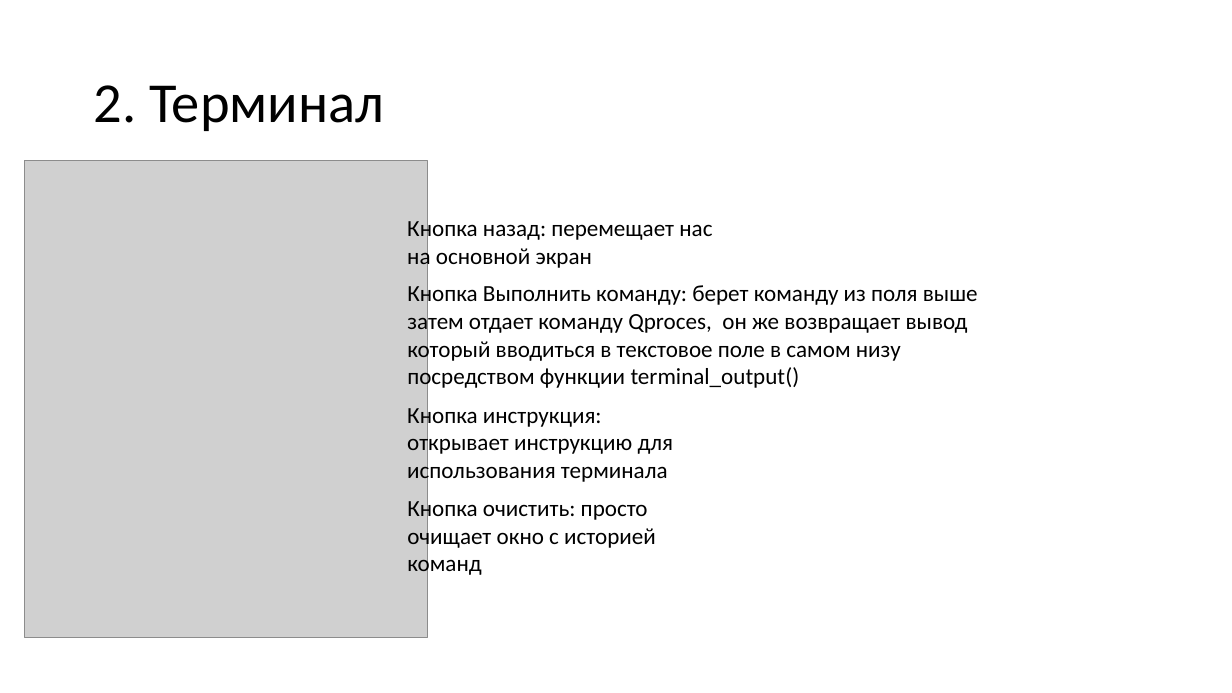
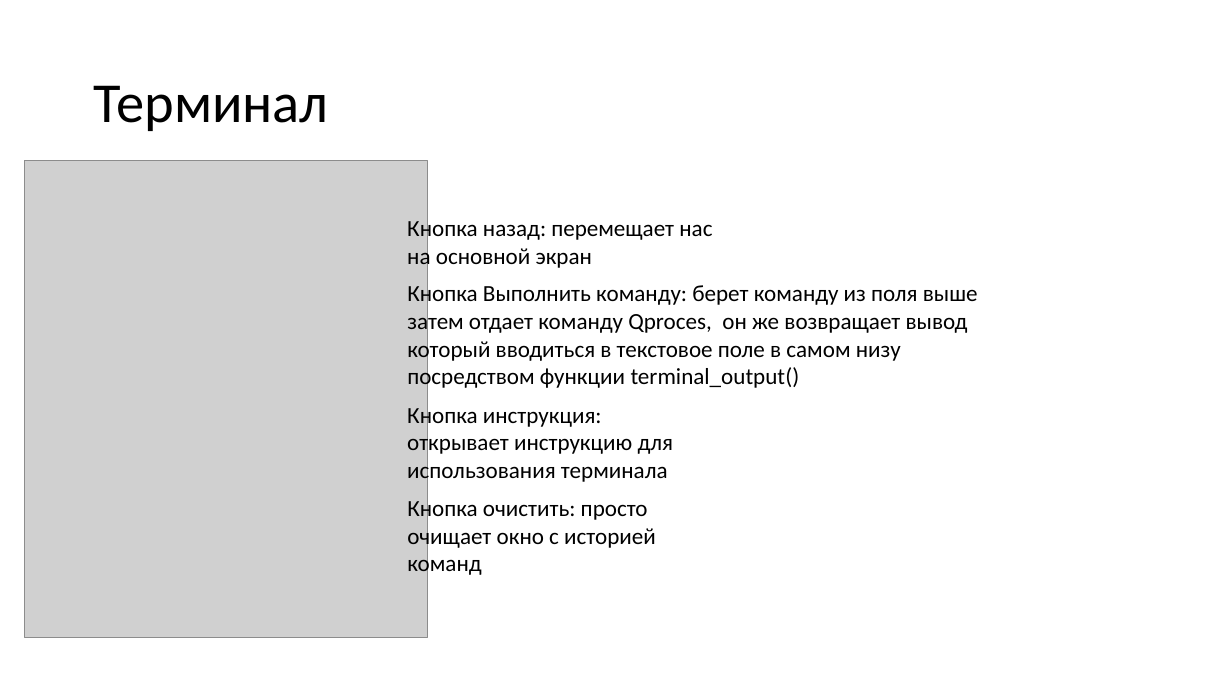
Before and after one commit to acturus1/yandex_progect_PyQt, a slide deck: slide 3 of Презентация-защита.pptx. Drawn at 1232x693 pixels with LibreOffice and Linux fonts; fonts in the diff are those of the drawing; grey boxes stand for pictures. Boxes give left, top, right and bottom in pixels: in the first picture for what was removed or moved away, otherwise in the second. Text is boxed around its words. In the diff, an @@ line names an element or a change of style, - is before the commit and + after.

```diff
--- a/Презентация-защита.pptx
+++ b/Презентация-защита.pptx
@@ title at box(94, 85, 329, 131): text changed @@
-2. Терминал
+Терминал
```
Also in this commit, not shown: 5 other slides changed.
